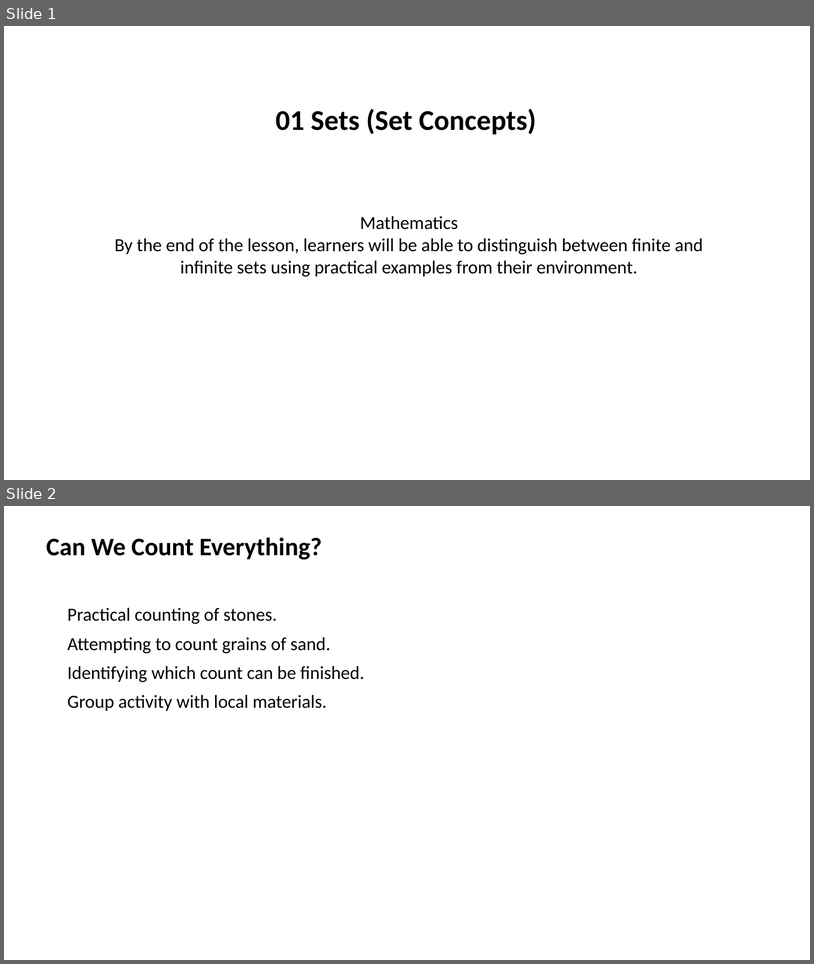
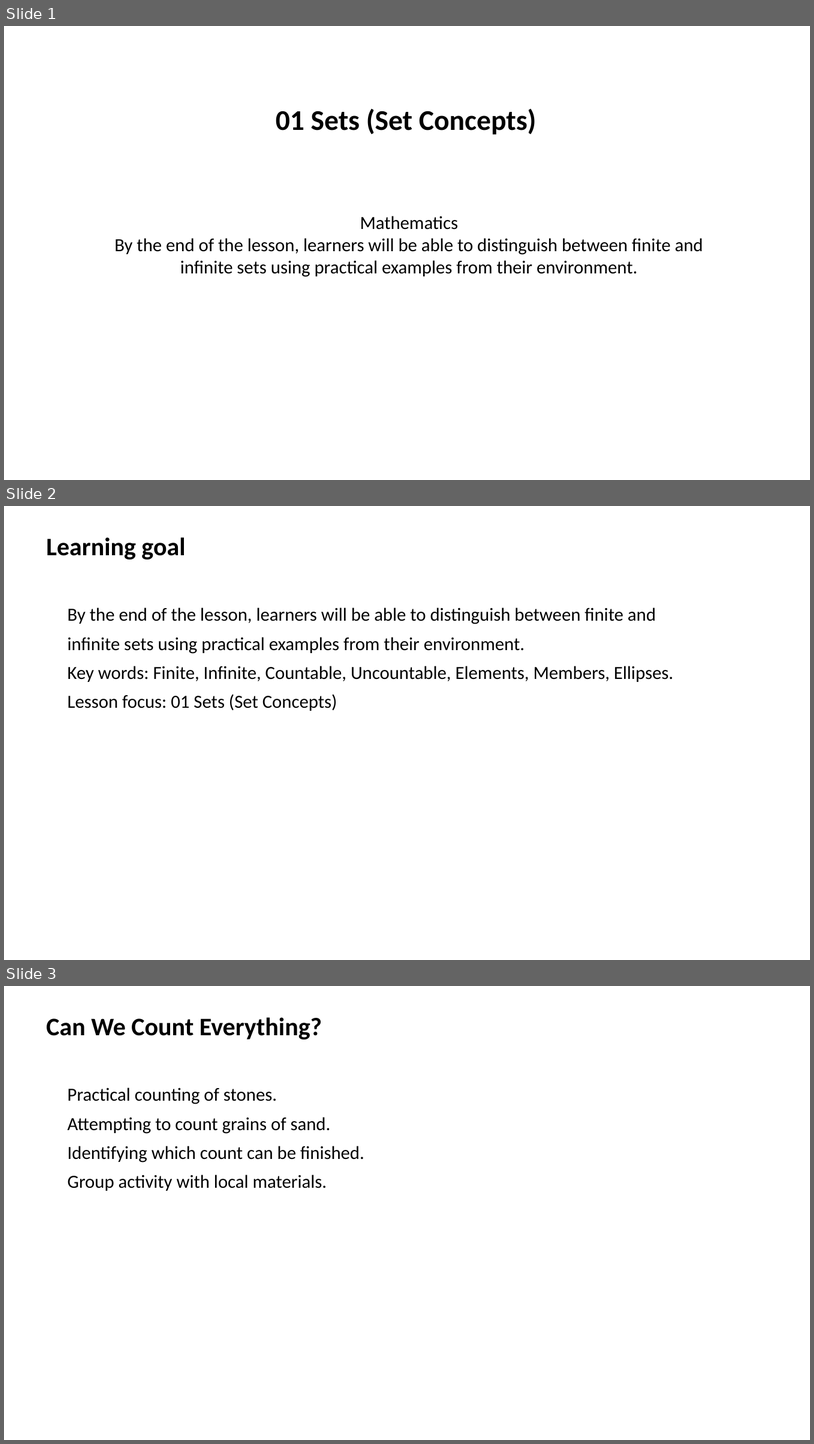
Before and after one commit to yousunjung84-edu/uganda-p7-mvp-20260629, a slide deck: uganda-p7-mvp/p7_t1_mathematics_0101/p7_t1_mathematics_0101.pptx. Shown one above the other, each under a label of ours: slides 1 and 2 before the commit, slides 1, 2 and 3 after it. The pictures are 814x964 and 814x1444 pixels, drawn with LibreOffice and Linux fonts; fonts in the diff are those of the drawing. Boxes give left, top, right and bottom in pixels: in the first picture for what was removed or moved away, otherwise in the second. Text is boxed around its words. In the diff, an @@ line names an element or a change of style, - is before the commit and + after.

```diff
--- a/uganda-p7-mvp/p7_t1_mathematics_0101/p7_t1_mathematics_0101.pptx
+++ b/uganda-p7-mvp/p7_t1_mathematics_0101/p7_t1_mathematics_0101.pptx
@@ slide 2 added at (4, 506, 810, 960), background #FFFFFF @@
@@ text added at (46, 537, 185, 559), 30 pt, text #000000, bold @@
+Learning goal
@@ text added at (68, 607, 674, 711), 22 pt, text #000000 @@
+By the end of the lesson, learners will be able to distinguish between finite and
+infinite sets using practical examples from their environment.
+Key words: Finite, Infinite, Countable, Uncountable, Elements, Members, Ellipses.
+Lesson focus: 01 Sets (Set Concepts)
@@ what was slide 2 is now slide 3 @@
```
Also in this commit, not shown: 1 other slide added, 43 other files.
